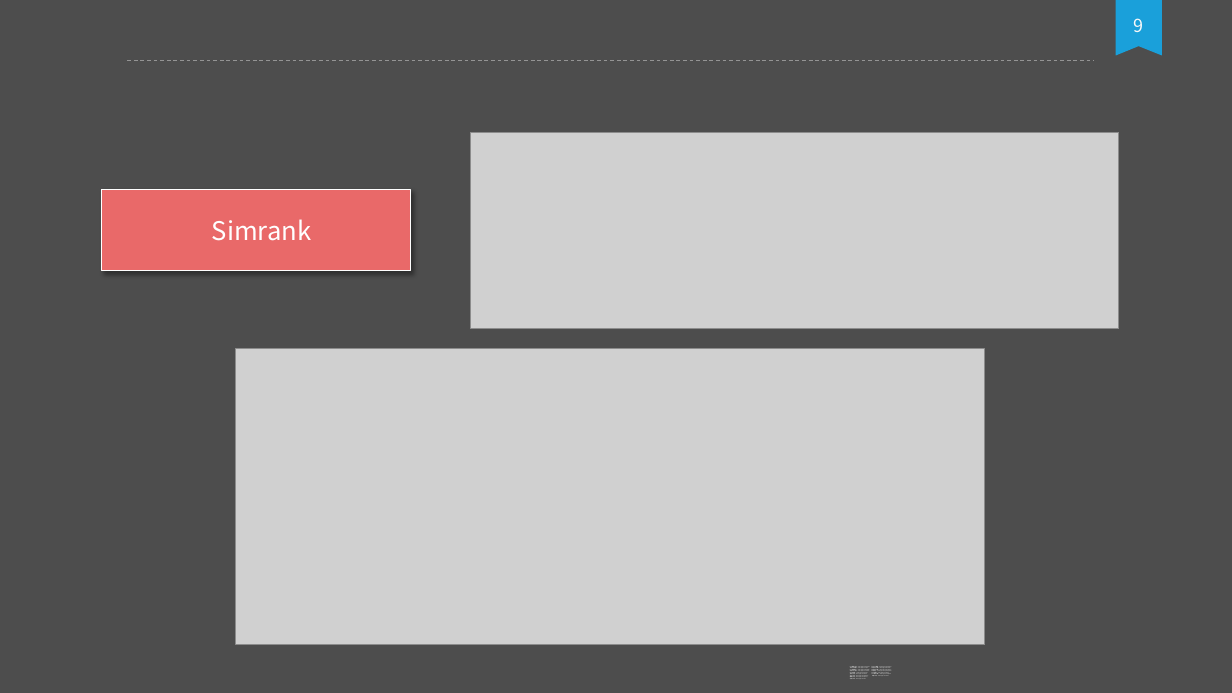
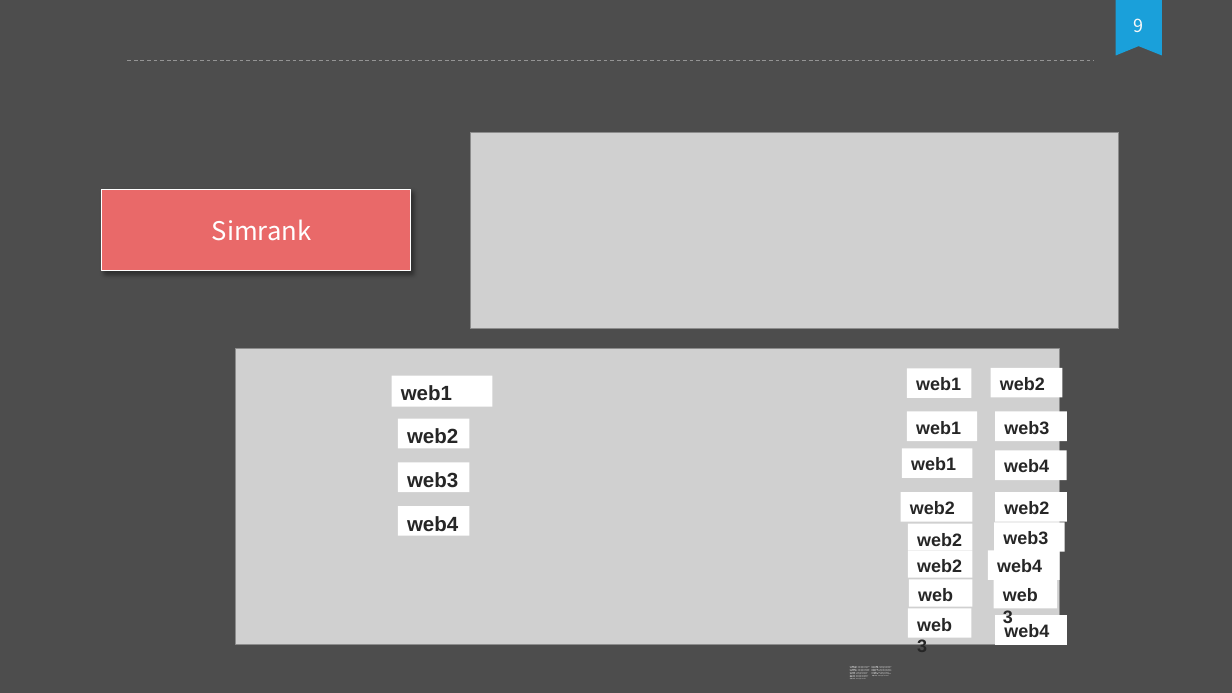
Before and after one commit to TZstatsADS/Spring2018-Project4-grp10, a slide deck: slide 9 of doc/ads_project4_group10.pptx. Drawn at 1232x693 pixels with LibreOffice and Linux fonts; fonts in the diff are those of the drawing; grey boxes stand for pictures; background and template pictures are left out. Boxes give left, top, right and bottom in pixels: in the first picture for what was removed or moved away, otherwise in the second. Text is boxed around its words. In the diff, an @@ line names an element or a change of style, - is before the commit and + after.

```diff
--- a/doc/ads_project4_group10.pptx
+++ b/doc/ads_project4_group10.pptx
@@ picture: place and size @@
-picture at <box>236,349,984,645</box>
+picture at <box>236,349,1059,645</box>
@@ group added at <box>392,368,1068,645</box>: 20 rectangles @@
+web1
+web2
+web3
+web4
+web1
+web1
+web1
+web2
+web2
+web2
+web2
+web2
+web3
+web3
+web3
+web4
+web4
+web4
+web3
+web3
```
Also in this commit, not shown: 4 other slides changed.
